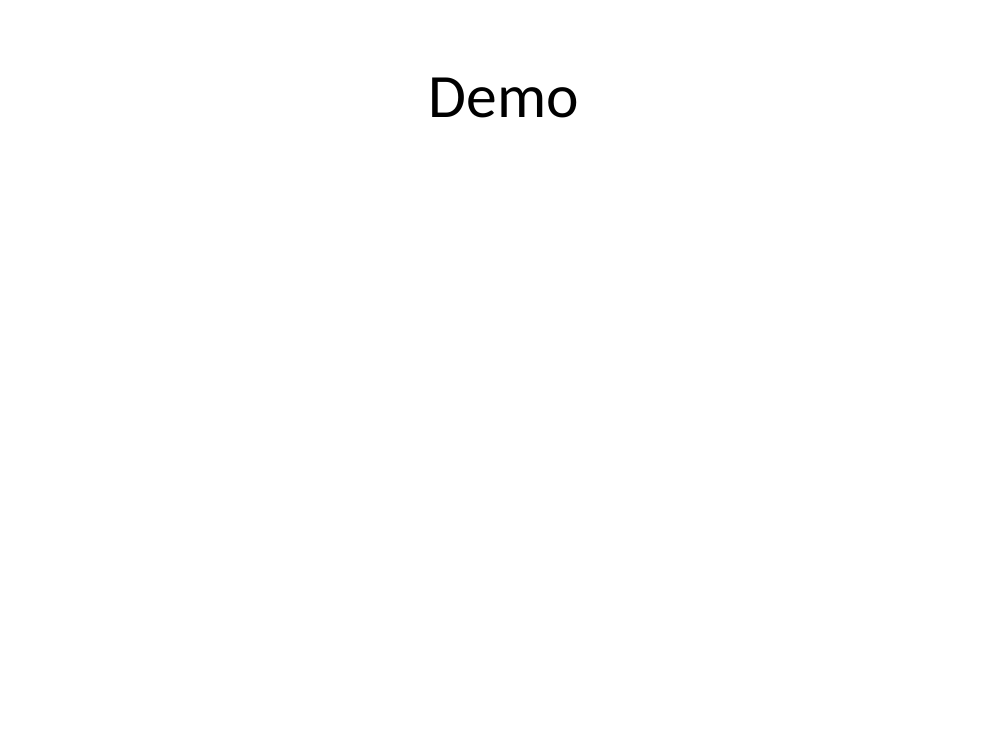
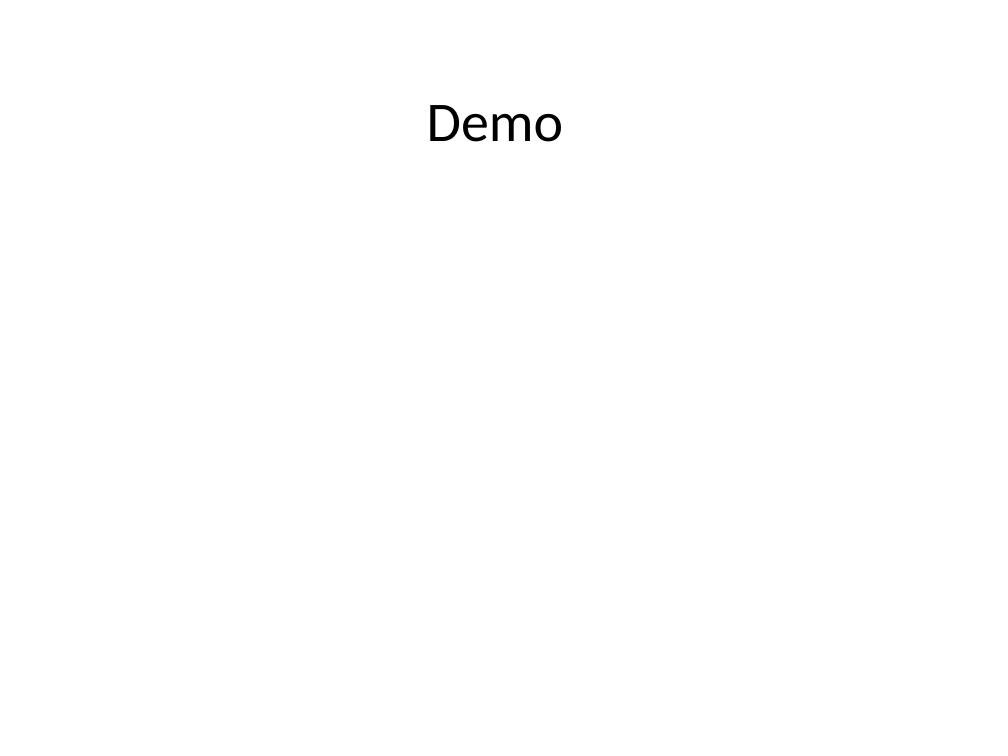
Before and after one commit to masomel/big-data-project, a slide deck: slide 9 of paper/Presentation_May17.pptx. Drawn at 1008x756 pixels with LibreOffice and Linux fonts; fonts in the diff are those of the drawing; background and template pictures are left out. Boxes give left, top, right and bottom in pixels: in the first picture for what was removed or moved away, otherwise in the second. Text is boxed around its words. In the diff, an @@ line names an element or a change of style, - is before the commit and + after.

```diff
--- a/paper/Presentation_May17.pptx
+++ b/paper/Presentation_May17.pptx
@@ text "Demo" moved from (x1=429, y1=77, x2=579, y2=118) to (x1=427, y1=105, x2=563, y2=142) @@
@@ text "Demo" at (x1=427, y1=105, x2=563, y2=142): size 44 to 40 pt @@
```
Also in this commit, not shown: 7 other slides changed, 8 slides added, 7 slides removed.
